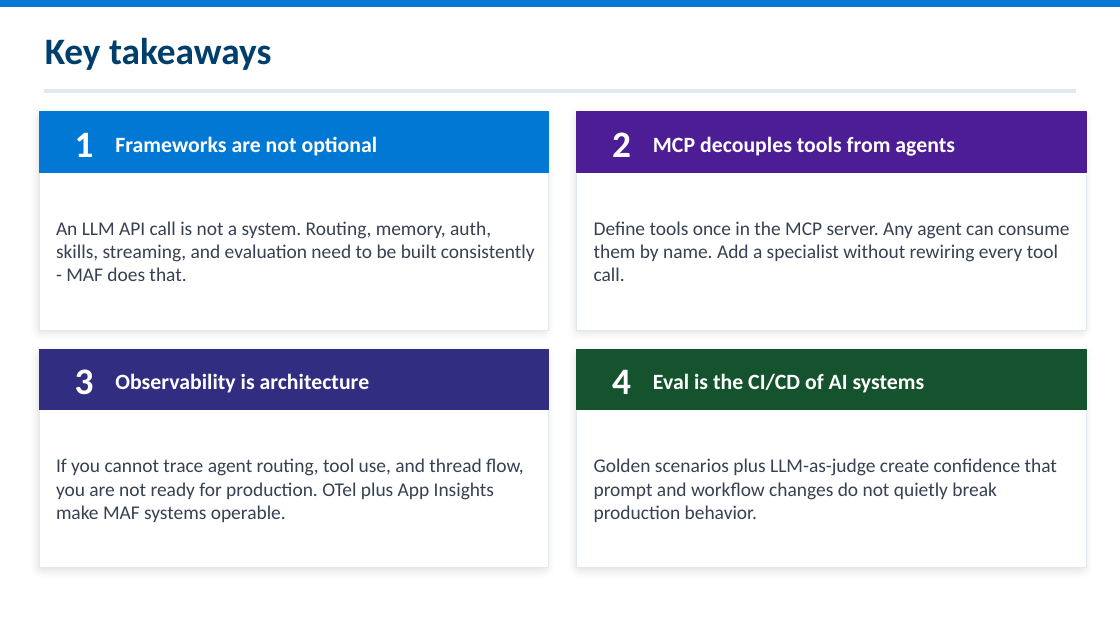
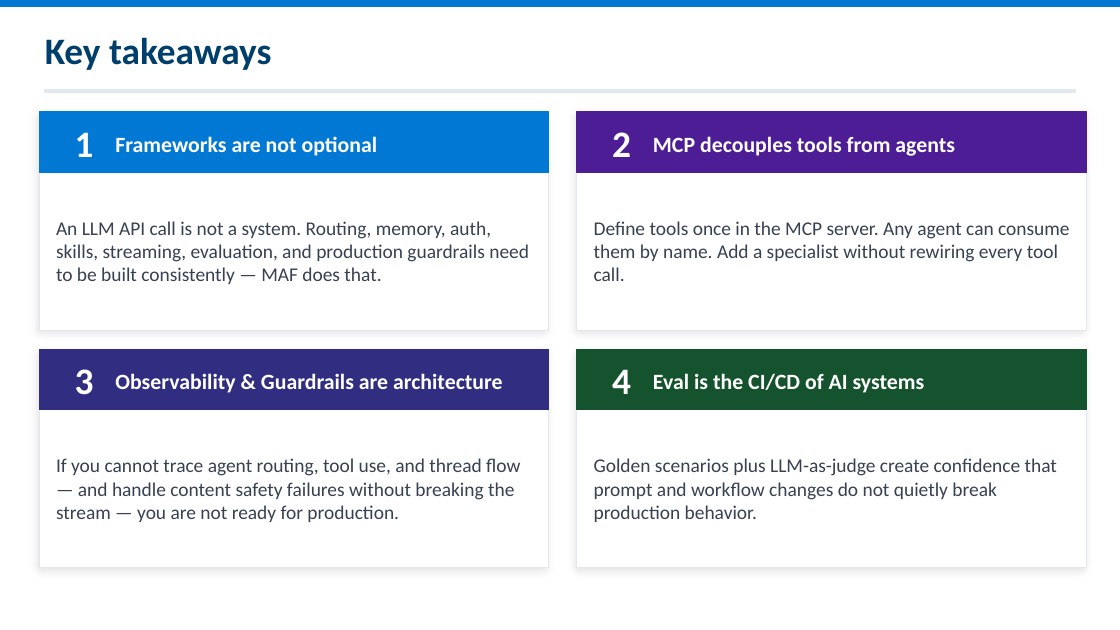
Before and after one commit to sreyanchoudhury/HelpdeskAI.CSharp, a slide deck: slide 15 of conference/HelpdeskAI-Kolkata-2026.pptx (slide 14 before the commit). Drawn at 1120x630 pixels with LibreOffice and Linux fonts; fonts in the diff are those of the drawing. Boxes give left, top, right and bottom in pixels: in the first picture for what was removed or moved away, otherwise in the second. Text is boxed around its words. In the diff, an @@ line names an element or a change of style, - is before the commit and + after.

```diff
--- a/conference/HelpdeskAI-Kolkata-2026.pptx
+++ b/conference/HelpdeskAI-Kolkata-2026.pptx
@@ text at (x1=56, y1=221, x2=529, y2=284): text changed @@
-An LLM API call is not a system. Routing, memory, auth, skills, streaming, and evaluation need to be built consistently - MAF does that.
+An LLM API call is not a system. Routing, memory, auth, skills, streaming, evaluation, and production guardrails need to be built consistently — MAF does that.
@@ text at (x1=115, y1=373, x2=503, y2=393): text changed @@
-Observability is architecture
+Observability & Guardrails are architecture
@@ text at (x1=56, y1=458, x2=520, y2=522): text changed @@
-If you cannot trace agent routing, tool use, and thread flow, you are not ready for production. OTel plus App Insights make MAF systems operable.
+If you cannot trace agent routing, tool use, and thread flow — and handle content safety failures without breaking the stream — you are not ready for production.
```
Also in this commit, not shown: 1 slide added, 7 other files.
